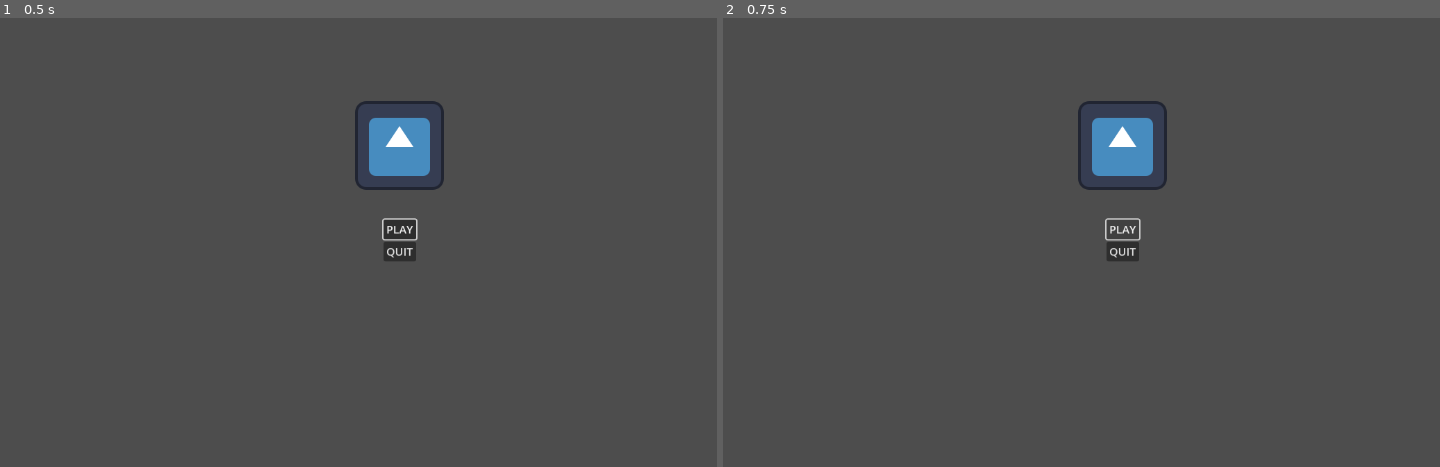
Above: before the commit, frames 1-2 (left to right).
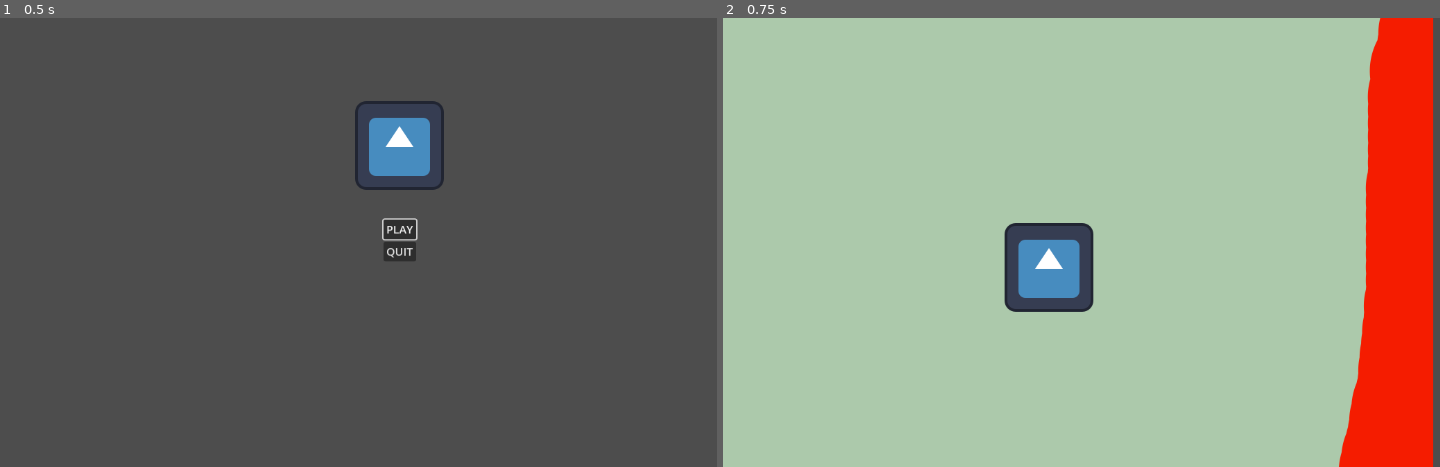
Above: after the commit, the same moments.

Repository: Laroustine/Global-GameJam_2024
Game: Godot game, scene res://menu/menu.tscn
Same seed, same stepped clock (60 frames per second), same inputs: the game is played once before the commit and once after it. The engine's default icon, where the game draws it, is replaced by a stand-in: a white triangle on a blue panel in a dark square.
Inputs:
- Up to frame 1 (0.5 s): no input
- Up to frame 2 (0.75 s): click "PLAY" at 0.5 s

Frame 1 is identical in both runs. In frame 2, 98% of the frame differs, in the area x 0-100%, y 0-100%.

Commit message:
[ADD] First level added with player and base map
This is just a test in order to setup everything needed for later.

Diff:
--- /dev/null
+++ b/lvl/lvl_01.tscn
@@ -0,0 +1,11 @@
+[gd_scene load_steps=3 format=3 uid="uid://dpy3i1p182078"]
+
+[ext_resource type="PackedScene" uid="uid://bnp3dvg6i703t" path="res://map/map_1.tscn" id="1_jeu65"]
+[ext_resource type="PackedScene" uid="uid://da7k18xw8t36" path="res://player/Player.tscn" id="2_4os8n"]
+
+[node name="Lvl01" type="Node2D"]
+
+[node name="Map1" parent="." instance=ExtResource("1_jeu65")]
+
+[node name="Player" parent="." instance=ExtResource("2_4os8n")]
+position = Vector2(470, 360)
--- a/menu/menu.gd
+++ b/menu/menu.gd
@@ -4,7 +4,7 @@
 	$VBoxContainer/Play.grab_focus()
 
 func _on_play_pressed():
-	pass # Replace with function body.
+	get_tree().change_scene_to_file("res://lvl/lvl_01.tscn")
 
 func _on_quit_pressed():
 	get_tree().quit()
